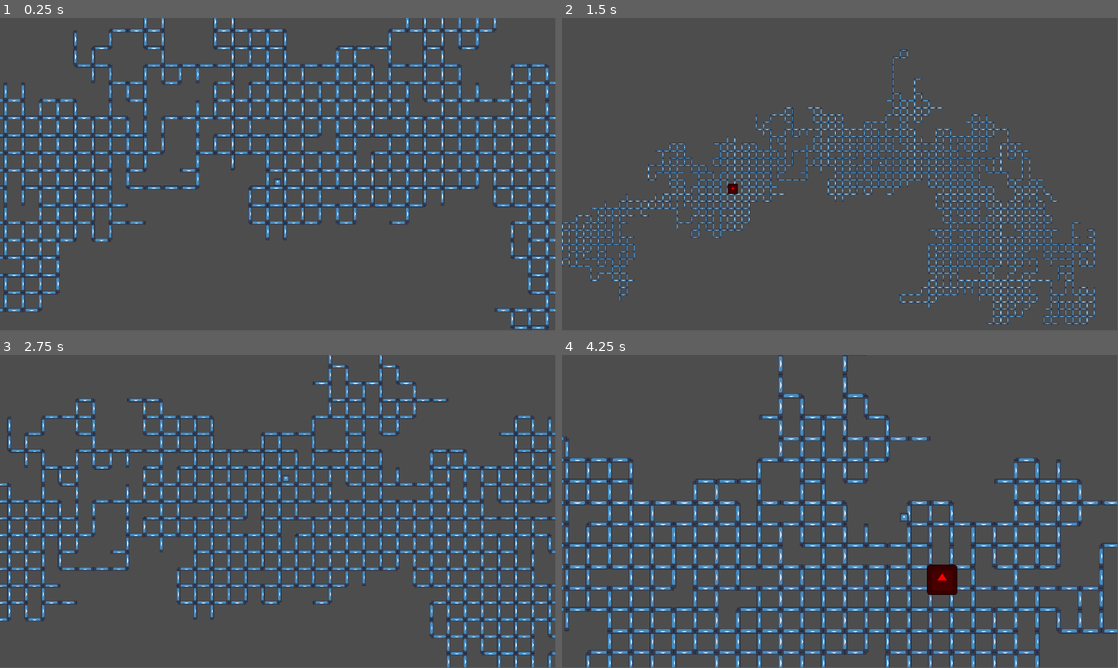
Above: before the commit, frames 1-4 (two rows, left to right).
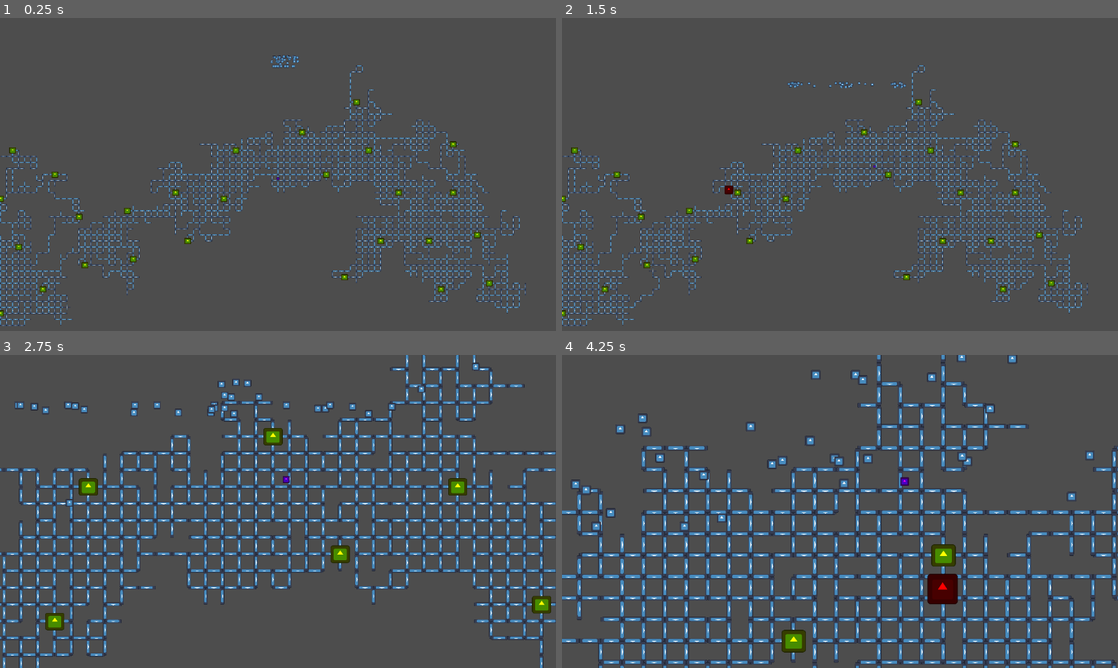
Above: after the commit, the same moments.

Repository: Kurooco/TwoDays
Game: Godot game, scene res://main.tscn
Two runs of this game, one before a commit and one after it. Both use one fixed random seed, a clock stepped at 60 frames per second and the inputs below. The engine's default icon, where the game draws it, is replaced by a stand-in: a white triangle on a blue panel in a dark square.
Inputs (mouse positions are in pixels of both pictures, inside the frame that each line leads up to):
- Up to frame 1 (0.25 s): no input
- Up to frame 2 (1.5 s): move the mouse to (962, 158) at 0.52 s; hold W (up) 0.53-1.28 s; hold D (right) from 0.53 s (still down); move the mouse to (728, 190) at 1.27 s; click (728, 190) at 1.35 s
- Up to frame 3 (2.75 s): tap W (up) at 1.52, 1.55, 1.82 s; move the mouse to (333, 442) at 2.02 s; release D (right) at 2.03 s; hold A (left) from 2.03 s (still down); hold W (up) from 2.03 s (still down); tap C (toggle camera) at 2.1 s
- Up to frame 4 (4.25 s): move the mouse to (812, 574) at 2.77 s; release A (left) at 2.78 s; release W (up) at 2.78 s; hold D (right) from 2.78 s (still down); tap W (up) at 2.85, 3.02, 3.32 s; move the mouse to (1006, 558) at 3.52 s; hold W (up) from 3.53 s (still down); click (1006, 558) at 3.6 s
In our replay, the window is 799x449 before the commit and 800x450 after it. These sizes can differ from the game's own. Grey fills any space a smaller window leaves; there, only what the larger window draws over its background counts as a difference.

The runs differ from the first frame. In frame 1, 20% of the frame differs, in the area x 0-100%, y 0-100%; in frame 2, 12%; in frame 3, 27%; in frame 4, 29%.

Commit message:
created people, created own on-screen notifier

Diff:
--- /dev/null
+++ b/autoload.gd
@@ -0,0 +1,3 @@
+extends Node
+
+var coins = 20
--- /dev/null
+++ b/bomb.gd
@@ -0,0 +1,26 @@
+extends Area2D
+
+const FIRE_SPEED = 10
+const RADIUS = 200
+
+var fire_direction
+
+# Called when the node enters the scene tree for the first time.
+func _ready():
+	fire_direction = rotation
+	rotation = 0
+
+
+# Called every frame. 'delta' is the elapsed time since the previous frame.
+func _process(delta):
+	move_local_x(cos(fire_direction)*FIRE_SPEED)
+	move_local_y(sin(fire_direction)*FIRE_SPEED)
+
+
+func _on_area_entered(area):
+	get_tree().call_group("structure", "destroy", position, RADIUS)
+	queue_free()
+
+
+func _on_on_screen_rect_exit_rect():
+	queue_free()
--- /dev/null
+++ b/bomb.tscn
@@ -0,0 +1,27 @@
+[gd_scene load_steps=5 format=3 uid="uid://caujxb4kadxl3"]
+
+[ext_resource type="Script" path="res://bomb.gd" id="1_o2n16"]
+[ext_resource type="Texture2D" uid="uid://54xw02u713du" path="res://icon.svg" id="1_t15u5"]
+[ext_resource type="PackedScene" uid="uid://dpwx6uuswyfeb" path="res://on_screen_rect.tscn" id="3_w2cdm"]
+
+[sub_resource type="CircleShape2D" id="CircleShape2D_rpe5d"]
+radius = 31.257
+
+[node name="Bomb" type="Area2D"]
+collision_layer = 8
+collision_mask = 4
+script = ExtResource("1_o2n16")
+
+[node name="Sprite2D" type="Sprite2D" parent="."]
+modulate = Color(0, 1, 0, 1)
+position = Vector2(0, 1)
+scale = Vector2(0.328125, 0.328125)
+texture = ExtResource("1_t15u5")
+
+[node name="CollisionShape2D" type="CollisionShape2D" parent="."]
+shape = SubResource("CircleShape2D_rpe5d")
+
+[node name="OnScreenRect" parent="." instance=ExtResource("3_w2cdm")]
+
+[connection signal="area_entered" from="." to="." method="_on_area_entered"]
+[connection signal="exit_rect" from="OnScreenRect" to="." method="_on_on_screen_rect_exit_rect"]
--- a/builder.gd
+++ b/builder.gd
@@ -3,6 +3,7 @@
 @export var platform : PackedScene
 @export var pole : PackedScene
 @export var worldmap : Node
+@export var coins : PackedScene
 var taken_spots = {}
 var direction_map = {0: Vector2.UP, 1: Vector2.RIGHT, 2: Vector2.DOWN, 3: Vector2.LEFT}
 var target_position = null
@@ -15,10 +16,30 @@
 
 # Called when the node enters the scene tree for the first time.
 func _ready():
+	var coins_placed = []
 	grid_border = get_viewport_rect().size*2
 	move_and_place(1)
+
 	while placed < STARTING_AMOUNT:
+		var prev = placed
 		move_random_and_place()
+		var coin_close = false
+		for i in coins_placed:
+			if(position.distance_to(i.position) < 400):
+				coin_close = true
+				break
+		if(!coin_close):
+			coins_placed.append(place_coin())
+
+	#while placed < STARTING_AMOUNT && coins_placed < $"/root/Autoload".coins:
+	#	var prev = placed
+	#	move_random_and_place()
+	#	#if($"/root/Autoload".coins > coins_placed && placed > prev && (randi()%40 == 0 || $"/root/Autoload".coins - coins_placed >= STARTING_AMOUNT - placed)):
+	#	if(placed%(STARTING_AMOUNT/$"/root/Autoload".coins) == 0 && coins_placed < placed/$"/root/Autoload".coins):
+	#		place_coin()
+	#		coins_placed += 1
+	#print_debug(coins_placed)
+
 
 # Called every frame. 'delta' is the elapsed time since the previous frame.
 func _process(delta):
@@ -33,7 +54,7 @@
 
 	# Check to make sure this spot is not occupied
 	var placement_position = global_position + (direction_map[direction] * (GRID_HEIGHT if direction % 2 == 0 else GRID_WIDTH)/-2)
-	if(taken_spots.has(placement_position)):
+	if(taken_spots.has(placement_position) && is_instance_valid(taken_spots[placement_position])):
 		return
 
 	# Place piece
@@ -64,7 +85,7 @@
 	return direction
 
 func _on_timer_timeout():
-	if(target_position != null && randi()%3 != 0):
+	if(target_position != null && randi()%3 != -1):
 		if(abs(target_position.x - global_position.x) > abs(target_position.y - global_position.y)):
 			if(target_position.x - global_position.x < 0):
 				move_and_place(3)
@@ -80,3 +101,9 @@
 			$"../Target".hide()
 	else:
 		move_random_and_place()
+
+func place_coin():
+	var c = coins.instantiate()
+	c.global_position = global_position
+	worldmap.add_child.call_deferred(c)
+	return c
--- /dev/null
+++ b/cannon.gd
@@ -0,0 +1,22 @@
+extends Node2D
+
+@export var worldmap : Node
+@export var bombs : PackedScene
+@export var lower_range : int
+@export var higher_range : int
+
+# Called when the node enters the scene tree for the first time.
+func _ready():
+	pass # Replace with function body.
+
+
+# Called every frame. 'delta' is the elapsed time since the previous frame.
+func _process(delta):
+	pass
+
+
+func _on_timer_timeout():
+	var new_bomb = bombs.instantiate()
+	new_bomb.global_position = global_position
+	new_bomb.rotation = (lower_range + randi()%int(higher_range-lower_range))*PI/180
+	worldmap.add_child(new_bomb)
--- /dev/null
+++ b/cannon.tscn
@@ -0,0 +1,12 @@
+[gd_scene load_steps=2 format=3 uid="uid://1fa4xsk6l5dk"]
+
+[ext_resource type="Script" path="res://cannon.gd" id="1_hib73"]
+
+[node name="Cannon" type="Node2D"]
+script = ExtResource("1_hib73")
+
+[node name="Timer" type="Timer" parent="."]
+wait_time = 3.0
+autostart = true
+
+[connection signal="timeout" from="Timer" to="." method="_on_timer_timeout"]
--- /dev/null
+++ b/coin.gd
@@ -0,0 +1,16 @@
+extends Area2D
+
+
+# Called when the node enters the scene tree for the first time.
+func _ready():
+	pass # Replace with function body.
+
+
+# Called every frame. 'delta' is the elapsed time since the previous frame.
+func _process(delta):
+	pass
+
+
+func _on_body_entered(body):
+	$"/root/Autoload".coins -= 1
+	queue_free()
--- /dev/null
+++ b/coin.tscn
@@ -0,0 +1,23 @@
+[gd_scene load_steps=4 format=3 uid="uid://ceelw5x4xkrhp"]
+
+[ext_resource type="Script" path="res://coin.gd" id="1_65ai8"]
+[ext_resource type="Texture2D" uid="uid://54xw02u713du" path="res://icon.svg" id="1_afd5h"]
+
+[sub_resource type="RectangleShape2D" id="RectangleShape2D_t8ta5"]
+size = Vector2(78, 68)
+
+[node name="Area2D" type="Area2D"]
+collision_layer = 0
+script = ExtResource("1_65ai8")
+
+[node name="CollisionShape2D" type="CollisionShape2D" parent="."]
+position = Vector2(2, 2)
+shape = SubResource("RectangleShape2D_t8ta5")
+
+[node name="Sprite2D" type="Sprite2D" parent="."]
+modulate = Color(1, 1, 0, 1)
+position = Vector2(1, 1)
+scale = Vector2(0.445313, 0.40625)
+texture = ExtResource("1_afd5h")
+
+[connection signal="body_entered" from="." to="." method="_on_body_entered"]
--- a/main.tscn
+++ b/main.tscn
@@ -1,21 +1,45 @@
-[gd_scene load_steps=5 format=3 uid="uid://cbpbwbt3gb260"]
+[gd_scene load_steps=10 format=3 uid="uid://cbpbwbt3gb260"]
 
 [ext_resource type="PackedScene" uid="uid://cq78ane1yx2ai" path="res://platform.tscn" id="1_ok1pe"]
 [ext_resource type="PackedScene" uid="uid://7gp3tb8il7xm" path="res://player.tscn" id="2_0ju8v"]
 [ext_resource type="PackedScene" uid="uid://bkcylhhj61hqa" path="res://builder.tscn" id="3_wdqlh"]
 [ext_resource type="PackedScene" uid="uid://bek1l3fn70tlf" path="res://pole.tscn" id="4_jeu6f"]
+[ext_resource type="PackedScene" uid="uid://caujxb4kadxl3" path="res://bomb.tscn" id="5_o8jfo"]
+[ext_resource type="PackedScene" uid="uid://ceelw5x4xkrhp" path="res://coin.tscn" id="5_pvavr"]
+[ext_resource type="PackedScene" uid="uid://1fa4xsk6l5dk" path="res://cannon.tscn" id="6_ihgn7"]
+[ext_resource type="PackedScene" uid="uid://r3syd6iec5ib" path="res://panic.tscn" id="8_kyrh6"]
+[ext_resource type="PackedScene" uid="uid://dy3q78jku1yia" path="res://panic_spawner.tscn" id="9_ipclb"]
 
 [node name="Main" type="Node2D"]
 
 [node name="Node2D" parent="." instance=ExtResource("2_0ju8v")]
-position = Vector2(508, 249)
 
 [node name="Builder" parent="." instance=ExtResource("3_wdqlh")]
-position = Vector2(479, 288)
 
 [node name="Builder" parent="Builder" index="0" node_paths=PackedStringArray("worldmap")]
 platform = ExtResource("1_ok1pe")
 pole = ExtResource("4_jeu6f")
 worldmap = NodePath("../..")
+coins = ExtResource("5_pvavr")
+
+[node name="Cannon" parent="." node_paths=PackedStringArray("worldmap") instance=ExtResource("6_ihgn7")]
+position = Vector2(-2284, -1262)
+worldmap = NodePath("..")
+bombs = ExtResource("5_o8jfo")
+higher_range = 90
+
+[node name="Cannon2" parent="." node_paths=PackedStringArray("worldmap") instance=ExtResource("6_ihgn7")]
+position = Vector2(2283, 1264)
+worldmap = NodePath("..")
+bombs = ExtResource("5_o8jfo")
+lower_range = -180
+higher_range = -90
+
+[node name="Panic" parent="." instance=ExtResource("8_kyrh6")]
+
+[node name="PanicSpawner" parent="." node_paths=PackedStringArray("worldmap") instance=ExtResource("9_ipclb")]
+position = Vector2(0, -925)
+amount = 50
+worldmap = NodePath("..")
 
 [editable path="Builder"]
--- /dev/null
+++ b/on_screen_rect.gd
@@ -0,0 +1,11 @@
+extends Node2D
+
+signal exit_rect
+@export var top_left_rect : Vector2 = Vector2(-2304, -1296)
+@export var bottom_right_rect : Vector2 = Vector2(2304, 1296)
+
+
+# Called every frame. 'delta' is the elapsed time since the previous frame.
+func _process(delta):
+	if(global_position.x < top_left_rect.x || global_position.x > bottom_right_rect.x || global_position.y < top_left_rect.y || global_position.y > bottom_right_rect.y):
+		emit_signal("exit_rect")
--- /dev/null
+++ b/on_screen_rect.tscn
@@ -0,0 +1,6 @@
+[gd_scene load_steps=2 format=3 uid="uid://dpwx6uuswyfeb"]
+
+[ext_resource type="Script" path="res://on_screen_rect.gd" id="1_gekud"]
+
+[node name="OnScreenRect" type="Node2D"]
+script = ExtResource("1_gekud")
--- /dev/null
+++ b/panic.gd
@@ -0,0 +1,45 @@
+extends CharacterBody2D
+
+
+const SPEED = 300.0
+const JUMP_VELOCITY = -320.0
+const TERMINAL_VELOCITY = 250
+
+# Get the gravity from the project settings to be synced with RigidBody nodes.
+var gravity = ProjectSettings.get_setting("physics/2d/default_gravity")
+var has_jump = true
+var move_amount = 0
+var direction
+
+func _physics_process(delta):
+	if(move_amount <= 0):
+		move_amount = randi()%200
+		direction = randi()%3-1
+	else:
+		move_amount -= 1
+
+	# Add the gravity.
+	if not is_on_floor():
+		velocity.y += gravity * delta
+		if(velocity.y > TERMINAL_VELOCITY):
+			velocity.y = TERMINAL_VELOCITY
+
+	# Handle jump.
+	if(is_on_floor()):
+		has_jump = true
+	if randi()%10 == 0 and has_jump:
+		velocity.y = JUMP_VELOCITY
+		has_jump = false
+
+	# Get the input direction and handle the movement/deacceleration.
+	if direction:
+		velocity.x = direction * SPEED
+	else:
+		velocity.x = move_toward(velocity.x, 0, SPEED)
+
+	move_and_slide()
+
+
+
+func _on_on_screen_rect_exit_rect():
+	queue_free()
--- /dev/null
+++ b/panic.tscn
@@ -0,0 +1,25 @@
+[gd_scene load_steps=5 format=3 uid="uid://r3syd6iec5ib"]
+
+[ext_resource type="Texture2D" uid="uid://54xw02u713du" path="res://icon.svg" id="1_131fn"]
+[ext_resource type="Script" path="res://panic.gd" id="1_m0ncc"]
+[ext_resource type="PackedScene" uid="uid://dpwx6uuswyfeb" path="res://on_screen_rect.tscn" id="3_itl8l"]
+
+[sub_resource type="RectangleShape2D" id="RectangleShape2D_tkg7a"]
+
+[node name="Panic" type="CharacterBody2D"]
+collision_mask = 2
+script = ExtResource("1_m0ncc")
+
+[node name="CollisionShape2D" type="CollisionShape2D" parent="."]
+shape = SubResource("RectangleShape2D_tkg7a")
+
+[node name="Sprite2D" type="Sprite2D" parent="."]
+position = Vector2(-0.25, -0.75)
+scale = Vector2(0.175781, 0.175781)
+texture = ExtResource("1_131fn")
+
+[node name="OnScreenRect" parent="." instance=ExtResource("3_itl8l")]
+top_left_rect = Vector2(-10000, -1296)
+bottom_right_rect = Vector2(10000, 1296)
+
+[connection signal="exit_rect" from="OnScreenRect" to="." method="_on_on_screen_rect_exit_rect"]
--- /dev/null
+++ b/panic_spawner.gd
@@ -0,0 +1,17 @@
+extends Node2D
+
+var panic : PackedScene = load("res://panic.tscn")
+@export var amount : int
+@export var worldmap : Node
+
+# Called when the node enters the scene tree for the first time.
+func _ready():
+	for i in amount:
+		var new_p = panic.instantiate()
+		new_p.position = Vector2(randi()%100, position.y)
+		worldmap.add_child.call_deferred(new_p)
+
+
+# Called every frame. 'delta' is the elapsed time since the previous frame.
+func _process(delta):
+	pass
--- /dev/null
+++ b/panic_spawner.tscn
@@ -0,0 +1,6 @@
+[gd_scene load_steps=2 format=3 uid="uid://dy3q78jku1yia"]
+
+[ext_resource type="Script" path="res://panic_spawner.gd" id="1_6bnkt"]
+
+[node name="PanicSpawner" type="Node2D"]
+script = ExtResource("1_6bnkt")
--- /dev/null
+++ b/platform.gd
@@ -0,0 +1,16 @@
+extends StaticBody2D
+
+
+# Called when the node enters the scene tree for the first time.
+func _ready():
+	pass # Replace with function body.
+
+
+# Called every frame. 'delta' is the elapsed time since the previous frame.
+func _process(delta):
+	pass
+
+
+func destroy(p, r):
+	if(p.distance_to(position) < r):
+		queue_free()
--- a/platform.tscn
+++ b/platform.tscn
@@ -1,12 +1,15 @@
-[gd_scene load_steps=3 format=3 uid="uid://cq78ane1yx2ai"]
+[gd_scene load_steps=4 format=3 uid="uid://cq78ane1yx2ai"]
 
+[ext_resource type="Script" path="res://platform.gd" id="1_dkraa"]
 [ext_resource type="Texture2D" uid="uid://54xw02u713du" path="res://icon.svg" id="1_xt77i"]
 
 [sub_resource type="RectangleShape2D" id="RectangleShape2D_ccusl"]
 size = Vector2(50, 10)
 
-[node name="StaticBody2D" type="StaticBody2D"]
+[node name="StaticBody2D" type="StaticBody2D" groups=["structure"]]
 rotation = -3.14159
+collision_layer = 2
+script = ExtResource("1_dkraa")
 
 [node name="CollisionShape2D" type="CollisionShape2D" parent="."]
 position = Vector2(0, 1)
@@ -20,3 +23,14 @@
 position = Vector2(-7.62939e-06, -0.157488)
 scale = Vector2(0.397165, 0.0870494)
 texture = ExtResource("1_xt77i")
+
+[node name="Area2D" type="Area2D" parent="."]
+collision_layer = 4
+collision_mask = 0
+
+[node name="CollisionShape2D" type="CollisionShape2D" parent="Area2D"]
+position = Vector2(0, 1)
+rotation = -3.14159
+shape = SubResource("RectangleShape2D_ccusl")
+one_way_collision = true
+one_way_collision_margin = 5.0
--- a/player.tscn
+++ b/player.tscn
@@ -10,6 +10,7 @@
 script = ExtResource("1_iedtl")
 
 [node name="CharacterBody2D" type="CharacterBody2D" parent="."]
+collision_mask = 2
 script = ExtResource("1_12cno")
 
 [node name="CollisionShape2D" type="CollisionShape2D" parent="CharacterBody2D"]
@@ -17,8 +18,10 @@
 debug_color = Color(0, 0.639216, 0.368627, 0.419608)
 
 [node name="Sprite2D" type="Sprite2D" parent="CharacterBody2D"]
+modulate = Color(1, 0, 1, 1)
 position = Vector2(5.96046e-08, 2.98023e-08)
 scale = Vector2(0.160156, 0.160156)
 texture = ExtResource("2_tipfi")
 
 [node name="Camera2D" type="Camera2D" parent="."]
+zoom = Vector2(0.25, 0.25)
--- /dev/null
+++ b/pole.gd
@@ -0,0 +1,15 @@
+extends Area2D
+
+
+# Called when the node enters the scene tree for the first time.
+func _ready():
+	pass # Replace with function body.
+
+
+# Called every frame. 'delta' is the elapsed time since the previous frame.
+func _process(delta):
+	pass
+
+func destroy(p, r):
+	if(p.distance_to(position) < r):
+		queue_free()
--- a/pole.tscn
+++ b/pole.tscn
@@ -1,18 +1,24 @@
-[gd_scene load_steps=3 format=3 uid="uid://bek1l3fn70tlf"]
+[gd_scene load_steps=4 format=3 uid="uid://bek1l3fn70tlf"]
 
+[ext_resource type="Script" path="res://pole.gd" id="1_01bfx"]
 [ext_resource type="Texture2D" uid="uid://54xw02u713du" path="res://icon.svg" id="1_ytqc8"]
 
 [sub_resource type="RectangleShape2D" id="RectangleShape2D_siaxe"]
 size = Vector2(50, 10)
 
-[node name="CollisionShape2D" type="CollisionShape2D"]
+[node name="Area2D" type="Area2D" groups=["structure"]]
+collision_layer = 4
+collision_mask = 0
+script = ExtResource("1_01bfx")
+
+[node name="CollisionShape2D" type="CollisionShape2D" parent="."]
 position = Vector2(0, 1)
 rotation = 1.5708
 shape = SubResource("RectangleShape2D_siaxe")
-disabled = true
 
 [node name="Sprite2D" type="Sprite2D" parent="."]
 z_index = -1
-position = Vector2(-7.62939e-06, -0.157488)
+position = Vector2(0.157488, 0.999993)
+rotation = 1.5708
 scale = Vector2(0.397165, 0.0870494)
 texture = ExtResource("1_ytqc8")
--- a/project.godot
+++ b/project.godot
@@ -14,6 +14,14 @@
 run/main_scene="res://main.tscn"
 config/features=PackedStringArray("4.2", "GL Compatibility")
 config/icon="res://icon.svg"
+
+[autoload]
+
+Autoload="*res://autoload.gd"
+
+[display]
+
+window/stretch/mode="viewport"
 
 [dotnet]
 
@@ -56,6 +64,13 @@
 ]
 }
 
+[layer_names]
+
+2d_physics/layer_1="player"
+2d_physics/layer_2="ground"
+2d_physics/layer_3="structure"
+2d_physics/layer_4="bomb"
+
 [rendering]
 
 renderer/rendering_method="gl_compatibility"
--- /dev/null
+++ b/structure.gd
@@ -0,0 +1,15 @@
+extends StaticBody2D
+
+
+# Called when the node enters the scene tree for the first time.
+func _ready():
+	pass # Replace with function body.
+
+
+# Called every frame. 'delta' is the elapsed time since the previous frame.
+func _process(delta):
+	pass
+
+func destroy(p, r):
+	if(p.distanceTo(position) < r):
+		queue_free()
